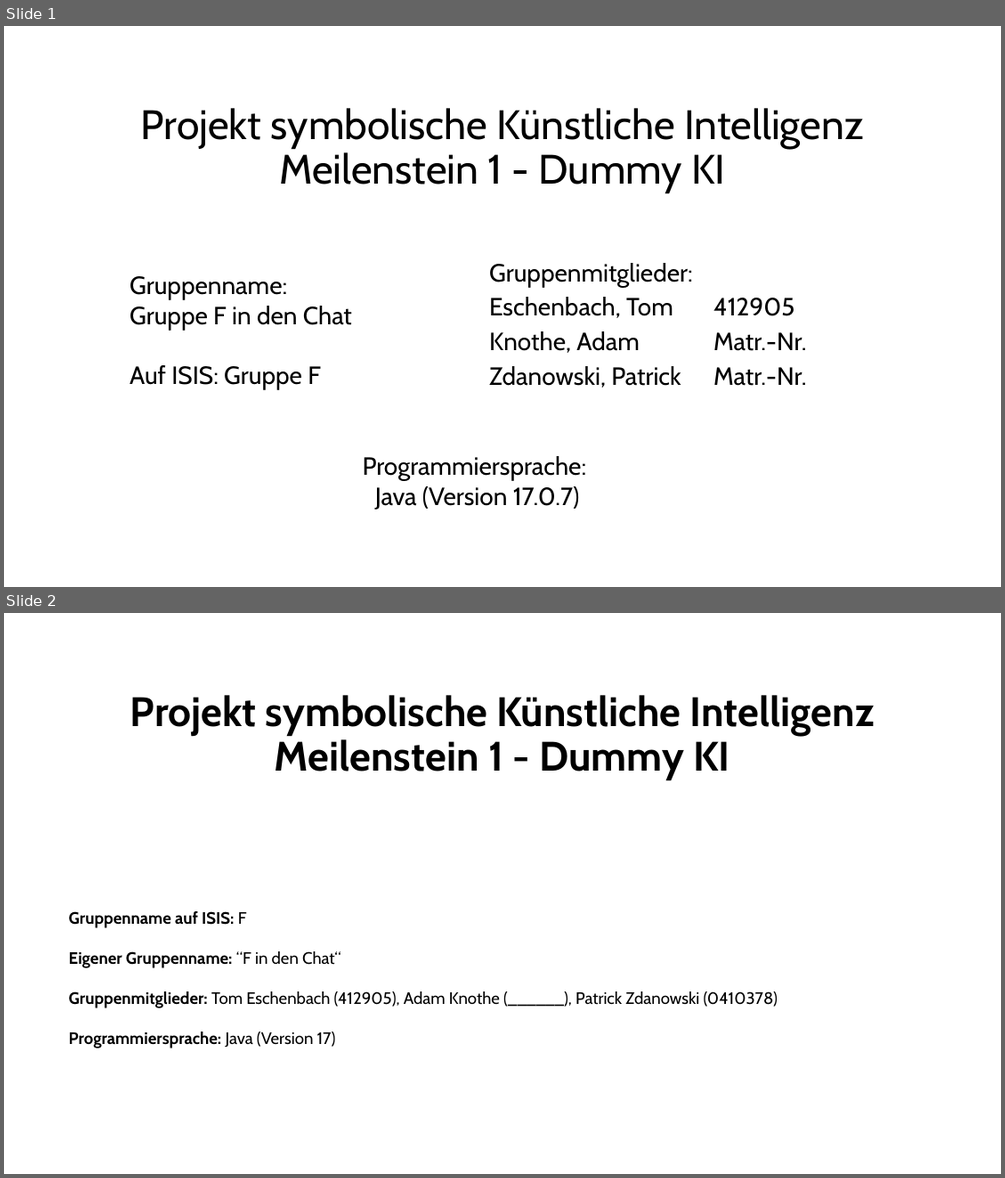
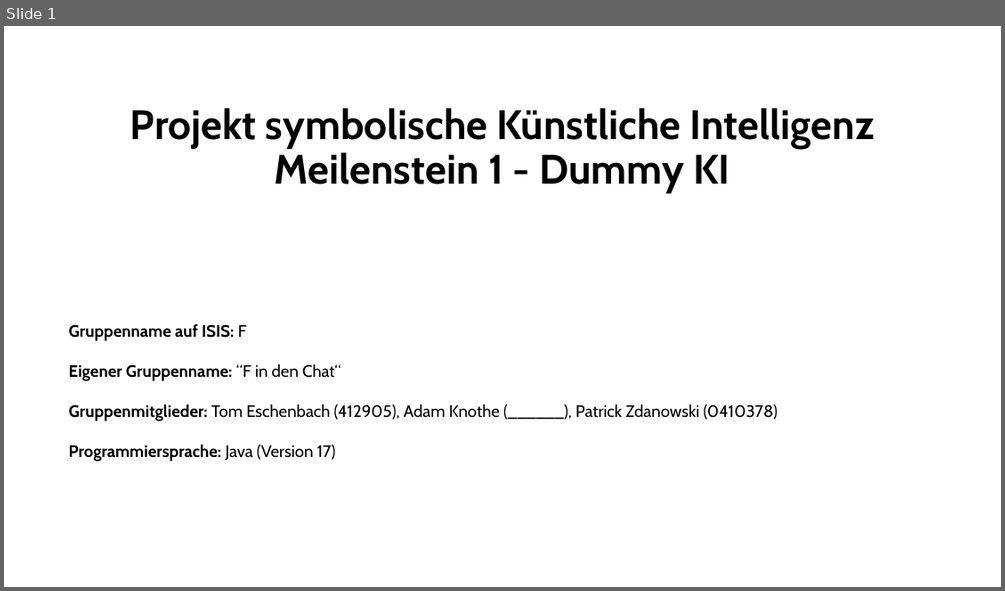
Before and after one commit to patrickzda/chess_engine, a slide deck: PJ_KI_MST1.pptx. Shown one above the other, each under a label of ours: slides 1 and 2 before the commit, slide 1 after it. The pictures are 1005x1178 and 1005x591 pixels, drawn with LibreOffice and Linux fonts; fonts in the diff are those of the drawing. Boxes give left, top, right and bottom in pixels: in the first picture for what was removed or moved away, otherwise in the second. Text is boxed around its words. In the diff, an @@ line names an element or a change of style, - is before the commit and + after.

```diff
--- a/PJ_KI_MST1.pptx
+++ b/PJ_KI_MST1.pptx
@@ slide 1 removed at [4,26,1001,587], background #FFFFFF @@
@@ title removed at [141,108,865,193] @@
-Projekt symbolische Künstliche Intelligenz
-Meilenstein 1 - Dummy KI
@@ subtitle removed at [489,263,806,387] @@
-Gruppenmitglieder:
-Eschenbach, Tom 412905
-Knothe, Adam Matr.-Nr.
-Zdanowski, Patrick Matr.-Nr.
@@ text removed at [129,276,352,389] @@
-Gruppenname:
-Gruppe F in den Chat
-Auf ISIS: Gruppe F
@@ text removed at [363,456,587,509] @@
-Programmiersprache:
-Java (Version 17.0.7)
@@ what was slide 2 is now slide 1 @@
```
Also in this commit, not shown: 1 slide added, 1 other slide removed, 4 other files.
